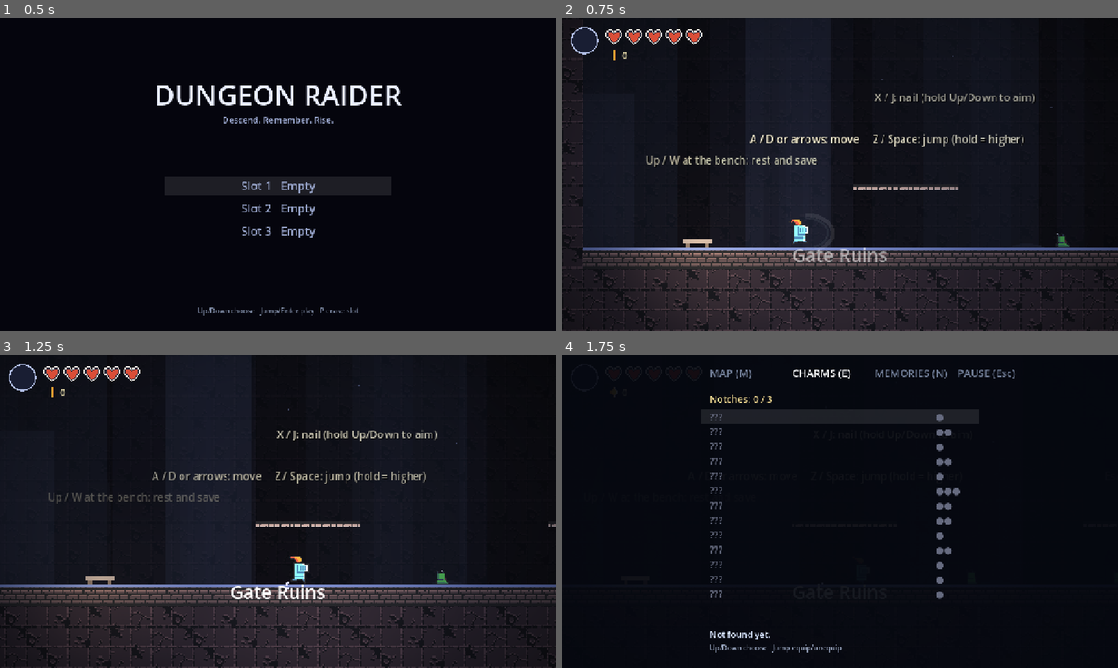
Above: before the commit, frames 1-4 (two rows, left to right).
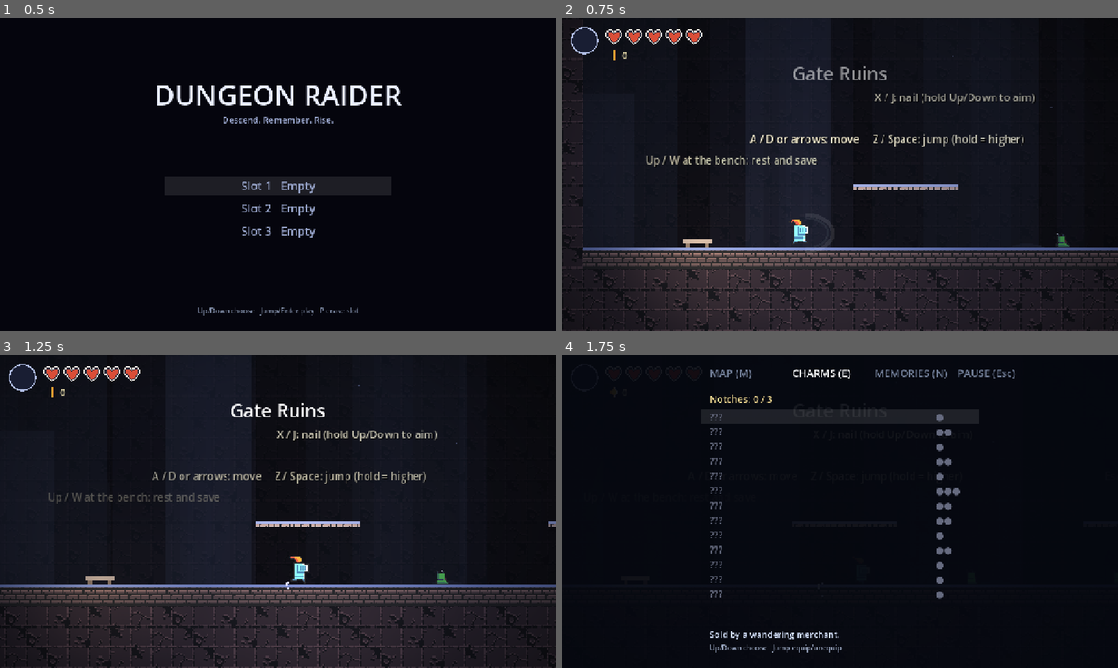
Above: after the commit, the same moments.

Repository: halo07-pixel/dungeon-raider-godot
Game: Godot game, scene res://hk/main.tscn
Two runs of this game, one before a commit and one after it. Both use one fixed random seed, a clock stepped at 60 frames per second and the inputs below.
Inputs (mouse positions are in pixels of both pictures, inside the frame that each line leads up to):
- Up to frame 1 (0.5 s): no input
- Up to frame 2 (0.75 s): tap Enter (ui_accept) at 0.5 s; move the mouse to (962, 158) at 0.52 s; hold D (hk_right) from 0.53 s (still down); tap X (hk_attack) at 0.6 s; click (962, 158) at 0.67 s
- Up to frame 3 (1.25 s): keep holding D (hk_right); tap Z (hk_jump) at 0.77 s
- Up to frame 4 (1.75 s): keep holding D (hk_right); move the mouse to (728, 527) at 1.27 s; tap Tab (hk_charms) at 1.35 s; tap Z (hk_jump) at 1.52 s

Frame 1 is identical in both runs. In frame 2, 0.8% of the frame differs, in the area x 41-72%, y 15-78%; in frame 3, 0.8%, in the area x 41-100%, y 15-78%; in frame 4, 0.3%.

Commit message:
Dễ nhìn + menu: viền bục một chiều, banner lên cao, tường Catacombs dịu hơn, vạch báo đòn có viền, gợi ý nơi tìm bùa, Pause hai cột
Không đổi số liệu quái/boss/bùa; không đổi hitbox.

Co-Authored-By: Claude Sonnet 5.5 <noreply@anthropic.com>
Claude-Session: https://claude.ai/code/session_017JfCCXxoTqJnAKcYj247Qm

Diff:
--- a/hk/boss.gd
+++ b/hk/boss.gd
@@ -490,7 +490,9 @@
 	match state:
 		"wind_slash":   # lao tới: quãng đường 470x0.28s + tầm chém 90
 			var reach: float = 470.0 * 0.28 + 90.0
-			draw_rect(Rect2(minf(float(dir) * h.x, float(dir) * (h.x + reach)), -h.y * 0.8, reach, _size.y * 0.8), Color(1, 0.25, 0.2, a))
+			var band := Rect2(minf(float(dir) * h.x, float(dir) * (h.x + reach)), -h.y * 0.8, reach, _size.y * 0.8)
+			draw_rect(band, Color(1, 0.25, 0.2, a * 0.5))
+			draw_rect(band, Color(1, 0.35, 0.3, 0.35 + 0.4 * k), false, 2.0)
 		"wind_slam":   # nhảy đập: rơi gần chỗ người chơi (tối đa 240px), vòng co lại ở chỗ rơi
 			if p:
 				var lx: float = clampf(p.global_position.x - global_position.x, -240.0, 240.0)
--- a/hk/enemy.gd
+++ b/hk/enemy.gd
@@ -319,8 +319,10 @@
 	SPRITES.draw_body(self, String(look["anim"]), Vector2(0, _size.y * 0.5) + jitter, float(look["scale"]), dir < 0, tint)
 	if state == "windup" and (kind == "charger" or kind == "guard"):   # vạch báo trước đường húc: charger 520x0.55s, guard 340x0.25s
 		var reach: float = 286.0 if kind == "charger" else 85.0
-		var a: float = 0.12 + 0.2 * (1.0 - clampf(_t / 0.5, 0.0, 1.0))
-		draw_rect(Rect2(minf(float(dir) * _size.x * 0.5, float(dir) * (_size.x * 0.5 + reach)), -_size.y * 0.5, reach, _size.y), Color(1, 0.25, 0.2, a))
+		var k: float = 1.0 - clampf(_t / 0.5, 0.0, 1.0)
+		var band := Rect2(minf(float(dir) * _size.x * 0.5, float(dir) * (_size.x * 0.5 + reach)), -_size.y * 0.5, reach, _size.y)
+		draw_rect(band, Color(1, 0.25, 0.2, 0.06 + 0.12 * k))
+		draw_rect(band, Color(1, 0.35, 0.3, 0.35 + 0.4 * k), false, 2.0)   # viền giữ vùng nguy hiểm rõ dù nền nhạt
 	if kind == "guard":   # khiên: dựng đứng phía trước, hạ thấp khi recover
 		var up: bool = state != "recover"
 		var sh := Rect2(float(dir) * (_size.x * 0.5 + 2.0) - 3.0, -_size.y * (0.4 if up else 0.05), 6.0, _size.y * (0.8 if up else 0.4))
--- a/hk/hud.gd
+++ b/hk/hud.gd
@@ -49,6 +49,6 @@
 	draw_string(font, Vector2(138, 94), str(geo), HORIZONTAL_ALIGNMENT_LEFT, -1, 22, Color(0.95, 0.9, 0.7))
 	if banner_a > 0.01:
 		var w: float = size.x
-		draw_string(font, Vector2(0, size.y * 0.78), banner_text, HORIZONTAL_ALIGNMENT_CENTER, w, 42, Color(1, 1, 1, banner_a))
+		draw_string(font, Vector2(0, size.y * 0.2), banner_text, HORIZONTAL_ALIGNMENT_CENTER, w, 42, Color(1, 1, 1, banner_a))
 		if banner_sub != "":
-			draw_string(font, Vector2(0, size.y * 0.78 + 34), banner_sub, HORIZONTAL_ALIGNMENT_CENTER, w, 20, Color(0.8, 0.85, 0.95, banner_a))
+			draw_string(font, Vector2(0, size.y * 0.2 + 34), banner_sub, HORIZONTAL_ALIGNMENT_CENTER, w, 20, Color(0.8, 0.85, 0.95, banner_a))
--- a/hk/menu.gd
+++ b/hk/menu.gd
@@ -223,9 +223,21 @@
 		i += 1
 	var ids: Array = STATE.CHARMS.keys()
 	var cid: String = String(ids[clampi(sel, 0, ids.size() - 1)])
-	var desc: String = String(STATE.CHARMS[cid]["desc"]) if cid in STATE.charms_owned else "Not found yet."
+	var desc: String = String(STATE.CHARMS[cid]["desc"]) if cid in STATE.charms_owned else charm_hint(cid)
 	v.draw_string(font, Vector2(sz.x * 0.5 - 300, sz.y - 70), desc, HORIZONTAL_ALIGNMENT_LEFT, -1, 20, Color(0.85, 0.9, 1))
 	v.draw_string(font, Vector2(sz.x * 0.5 - 300, sz.y - 40), "Up/Down choose   Jump equip/unequip", HORIZONTAL_ALIGNMENT_LEFT, -1, 16, Color(0.6, 0.65, 0.75))
+
+## Gợi ý nơi tìm bùa chưa có: bùa nằm trong phòng đã đến thì nói tên phòng, bùa không nằm trong phòng nào thì do thương nhân bán.
+func charm_hint(cid: String) -> String:
+	var placed: bool = false
+	for rid in rooms:
+		var c: Dictionary = rooms[rid].get("charm", {})
+		if String(c.get("id", "")) != cid:
+			continue
+		placed = true
+		if rid in STATE.visited:
+			return "Seen in %s%s." % [String(rooms[rid]["name"]), " (a boss guards it)" if String(c.get("needs", "")) != "" else ""]
+	return "Not found yet." if placed else "Sold by a wandering merchant."
 
 func _draw_memories(v: Control, font: Font, sz: Vector2) -> void:
 	v.draw_string(font, Vector2(sz.x * 0.5 - 380, 118.0), "Memories  %d / %d" % [LORE.count(), LORE.MEMORIES.size()], HORIZONTAL_ALIGNMENT_LEFT, -1, 20, Color(0.95, 0.9, 0.7))
@@ -238,29 +250,44 @@
 	v.draw_string(font, Vector2(sz.x * 0.5 - 380, sz.y - 40), "N or Esc: close", HORIZONTAL_ALIGNMENT_LEFT, -1, 16, Color(0.6, 0.65, 0.75))
 
 func _draw_pause(v: Control, font: Font, sz: Vector2) -> void:
-	v.draw_string(font, Vector2(sz.x * 0.5 - 380, 118.0), "Play time  " + STATE.fmt_time(STATE.play_time), HORIZONTAL_ALIGNMENT_LEFT, -1, 20, Color(0.95, 0.9, 0.7))
+	# cột trái: hướng dẫn phím; cột phải: thời gian, kỹ năng, cài đặt
+	var lx: float = 80.0
+	var rx: float = sz.x * 0.5 + 60.0
+	v.draw_string(font, Vector2(lx, 118.0), "Controls", HORIZONTAL_ALIGNMENT_LEFT, -1, 22, Color(0.95, 0.9, 0.7))
 	var lines: Array = [
-		"Move: A/D or arrows      Jump: Z or Space (hold = higher)",
-		"Nail: X or J (hold Up/Down to aim; hit enemies below you to bounce)",
-		"Dash: C or K (needs Shadow Dash)      Focus (hold, heal): V or L",
-		"Soul Bolt: F or I      Interact: Up arrow / W (benches, altars, shop)",
-		"Map: M (arrows pan, P pin)      Charms: E or Tab      Memories: N      Close: Esc",
-		"",
-		"Abilities: " + (", ".join(STATE.abilities.map(func(a): return STATE.ABILITIES[a]["name"])) if not STATE.abilities.is_empty() else "none yet"),
+		"Move: A/D or arrows",
+		"Jump: Z or Space (hold = higher)",
+		"Nail: X or J (hold Up/Down to aim)",
+		"   hit enemies below you to bounce",
+		"Dash: C or K (needs Shadow Dash)",
+		"Focus (hold, heal): V or L",
+		"Soul Bolt: F or I",
+		"Interact: Up arrow / W (benches, altars, shop)",
+		"Map: M (arrows pan, P pin)",
+		"Charms: E or Tab      Memories: N",
+		"Close: Esc",
 	]
 	for i in lines.size():
-		v.draw_string(font, Vector2(sz.x * 0.5 - 380, 150.0 + i * 36.0), String(lines[i]), HORIZONTAL_ALIGNMENT_LEFT, -1, 20, Color(0.9, 0.93, 1))
-	var y0: float = 150.0 + lines.size() * 36.0 + 30.0
+		v.draw_string(font, Vector2(lx, 156.0 + i * 32.0), String(lines[i]), HORIZONTAL_ALIGNMENT_LEFT, -1, 20, Color(0.9, 0.93, 1))
+	v.draw_string(font, Vector2(rx, 118.0), "Play time  " + STATE.fmt_time(STATE.play_time), HORIZONTAL_ALIGNMENT_LEFT, -1, 22, Color(0.95, 0.9, 0.7))
+	v.draw_string(font, Vector2(rx, 156.0), "Abilities", HORIZONTAL_ALIGNMENT_LEFT, -1, 20, Color(0.7, 0.75, 0.9))
+	var names: Array = STATE.abilities.map(func(a): return STATE.ABILITIES[a]["name"])
+	for i in names.size():
+		v.draw_string(font, Vector2(rx + 16.0, 186.0 + i * 28.0), String(names[i]), HORIZONTAL_ALIGNMENT_LEFT, -1, 20, Color(0.9, 0.93, 1))
+	if names.is_empty():
+		v.draw_string(font, Vector2(rx + 16.0, 186.0), "none yet", HORIZONTAL_ALIGNMENT_LEFT, -1, 20, Color(0.5, 0.55, 0.65))
+	var y0: float = 330.0
+	v.draw_string(font, Vector2(rx, y0 - 36.0), "Settings", HORIZONTAL_ALIGNMENT_LEFT, -1, 20, Color(0.7, 0.75, 0.9))
 	var rows: Array = [["Music", STATE.music_vol], ["Effects", STATE.sfx_vol], ["Screen shake", STATE.shake_on], ["Atmosphere", STATE.atmosphere_on]]
 	for i in rows.size():
 		var y: float = y0 + i * 40.0
 		var col := Color(1, 1, 1) if i == sel else Color(0.6, 0.65, 0.75)
 		if i == sel:
-			v.draw_rect(Rect2(sz.x * 0.5 - 390, y - 26, 560, 38), Color(1, 1, 1, 0.1))
-		v.draw_string(font, Vector2(sz.x * 0.5 - 380, y), String(rows[i][0]), HORIZONTAL_ALIGNMENT_LEFT, -1, 20, col)
+			v.draw_rect(Rect2(rx - 10.0, y - 26, 470, 38), Color(1, 1, 1, 0.1))
+		v.draw_string(font, Vector2(rx, y), String(rows[i][0]), HORIZONTAL_ALIGNMENT_LEFT, -1, 20, col)
 		if rows[i][1] is bool:
-			v.draw_string(font, Vector2(sz.x * 0.5 - 200, y), "On" if rows[i][1] else "Off", HORIZONTAL_ALIGNMENT_LEFT, -1, 20, col)
+			v.draw_string(font, Vector2(rx + 170.0, y), "On" if rows[i][1] else "Off", HORIZONTAL_ALIGNMENT_LEFT, -1, 20, col)
 			continue
 		for k in 10:
-			v.draw_rect(Rect2(sz.x * 0.5 - 200 + k * 22, y - 18, 18, 20), col if k < int(rows[i][1]) else Color(1, 1, 1, 0.12))
-	v.draw_string(font, Vector2(sz.x * 0.5 - 380, y0 + 160), "Up/Down choose   Left/Right change", HORIZONTAL_ALIGNMENT_LEFT, -1, 16, Color(0.6, 0.65, 0.75))
+			v.draw_rect(Rect2(rx + 170.0 + k * 28.0 * 0.8, y - 18, 18 * 0.8, 20), col if k < int(rows[i][1]) else Color(1, 1, 1, 0.12))
+	v.draw_string(font, Vector2(rx, y0 + 170.0), "Up/Down choose   Left/Right change", HORIZONTAL_ALIGNMENT_LEFT, -1, 16, Color(0.6, 0.65, 0.75))
--- a/hk/room.gd
+++ b/hk/room.gd
@@ -10,6 +10,7 @@
 const SPRITES = preload("res://hk/sprites.gd")
 const PLAYER = preload("res://hk/player.gd")
 const REACH: float = 28.0   # đệm quanh vật thể tương tác (px): đứng sát hình là tương tác được
+const WALL_DIM: Dictionary = {"catacomb": 0.7}   # gạch tường tối đi cho khu có hoạ tiết gắt (hạt tàn lửa)
 const BG_DIM: Dictionary = {"gate": 0.3, "catacomb": 0.13, "vault": 0.3, "archive": 0.25}   # độ sáng gạch nền
 const TILESET: Dictionary = {"gate": "", "catacomb": "_hell", "vault": "_ice", "archive": ""}   # hậu tố bộ gạch theo khu
 const PALETTES: Dictionary = {
@@ -266,13 +267,15 @@
 				continue
 			var top: bool = not _is_solid(x, y - 1)
 			var name: String = ("wall_mid" + sfx) if top else ("floor_%d%s" % [1 + (x * 5 + y * 11) % 8, sfx])
-			draw_texture_rect(SPRITES.tex(name), Rect2(x * TILE, y * TILE, TILE, TILE), false, Color.WHITE if top else Color(0.62, 0.62, 0.7))
+			var wd: float = float(WALL_DIM.get(String(data.get("area", "gate")), 1.0))
+			draw_texture_rect(SPRITES.tex(name), Rect2(x * TILE, y * TILE, TILE, TILE), false, Color.WHITE if top else Color(0.62 * wd, 0.62 * wd, 0.7 * wd))
 			if top:
 				draw_rect(Rect2(x * TILE, y * TILE, TILE, 3), _pal["edge"])
 	for r in oneways:
 		for k in int(r.size.x / TILE):
 			# dải nhìn thấy của wall_top_mid nằm ở đáy ảnh (4px gốc = 8px): kéo lên để trùng 8px va chạm ở đỉnh ô
 			draw_texture_rect(SPRITES.tex("wall_top_mid" + sfx), Rect2(r.position.x + k * TILE, r.position.y - (TILE - r.size.y), TILE, TILE), false)
+		draw_rect(Rect2(r.position.x, r.position.y, r.size.x, 2.0), _pal["edge"].lightened(0.3))   # viền sáng: bục một chiều dễ thấy
 	for r in hazards:
 		# gai vẽ đúng trong vùng gây sát thương r: 3 tam giác (đỉnh ở mép trên r)
 		var sw: float = r.size.x / 3.0
--- /dev/null
+++ b/tools/tests/hk_readability_test.gd
@@ -0,0 +1,58 @@
+extends SceneTree
+## Test dễ nhìn + menu: gợi ý nơi tìm bùa (chưa đến / đã đến / do boss giữ / bán ở thương nhân), tab Charms và Pause vẽ không lỗi,
+## tường Catacombs tối hơn, phòng có bục một chiều vẽ không lỗi.
+var fails: int = 0
+
+func ck(c: bool, m: String) -> void:
+	if not c:
+		fails += 1
+		print("FAIL: ", m)
+
+func _init() -> void:
+	await process_frame
+	load("res://hk/input.gd").ensure()
+	var St = load("res://hk/state.gd")
+	var WD = load("res://hk/world_data.gd")
+	var R = load("res://hk/room.gd")
+	St.boot = "keep"
+	St.reset()
+	St.save_path = "user://hk_readability_save.json"
+	St.delete_save()
+	var rooms: Dictionary = WD.load_all()
+	var menu = load("res://hk/menu.gd").new()
+	menu.rooms = rooms
+	root.add_child(menu)
+	await process_frame
+	ck(menu.charm_hint("fury") == "Not found yet.", "bùa trong phòng chưa đến: Not found yet")
+	St.visit("vault_2")
+	ck(menu.charm_hint("fury") == "Seen in %s." % rooms["vault_2"]["name"], "đã đến phòng có bùa: nói tên phòng (%s)" % menu.charm_hint("fury"))
+	St.visit("cat_6")
+	ck("boss guards" in menu.charm_hint("heavy_blow"), "bùa do boss giữ: có nhắc boss")
+	ck(menu.charm_hint("second_wind") == "Sold by a wandering merchant.", "bùa không nằm trong phòng: thương nhân bán")
+	for tab in ["charms", "pause", "map", "memories"]:
+		menu.open(tab)
+		await process_frame
+		await process_frame
+		menu._view.queue_redraw()
+		await process_frame
+	menu.close()
+	St.give_ability("dash")
+	menu.open("pause")
+	await process_frame
+	await process_frame
+	menu.close()
+	# tường catacomb tối hơn khu khác
+	ck(float(R.WALL_DIM.get("catacomb", 1.0)) < 1.0 and float(R.WALL_DIM.get("gate", 1.0)) == 1.0, "WALL_DIM: chỉ catacomb tối đi")
+	# phòng có bục một chiều vẽ được
+	var w := Node2D.new()
+	w.set_script(load("res://hk/world.gd"))
+	St.bench_room = "cat_2"
+	root.add_child(w)
+	await create_timer(0.4).timeout
+	ck(w.room.oneways.size() > 0, "cat_2 có bục một chiều")
+	w.room.queue_redraw()
+	await process_frame
+	await process_frame
+	St.delete_save()
+	print("DONE fails=", fails)
+	quit(1 if fails > 0 else 0)
Not shown, added: tools/tests/hk_readability_test.gd.uid
Not shown, changed: AGENTS.md
